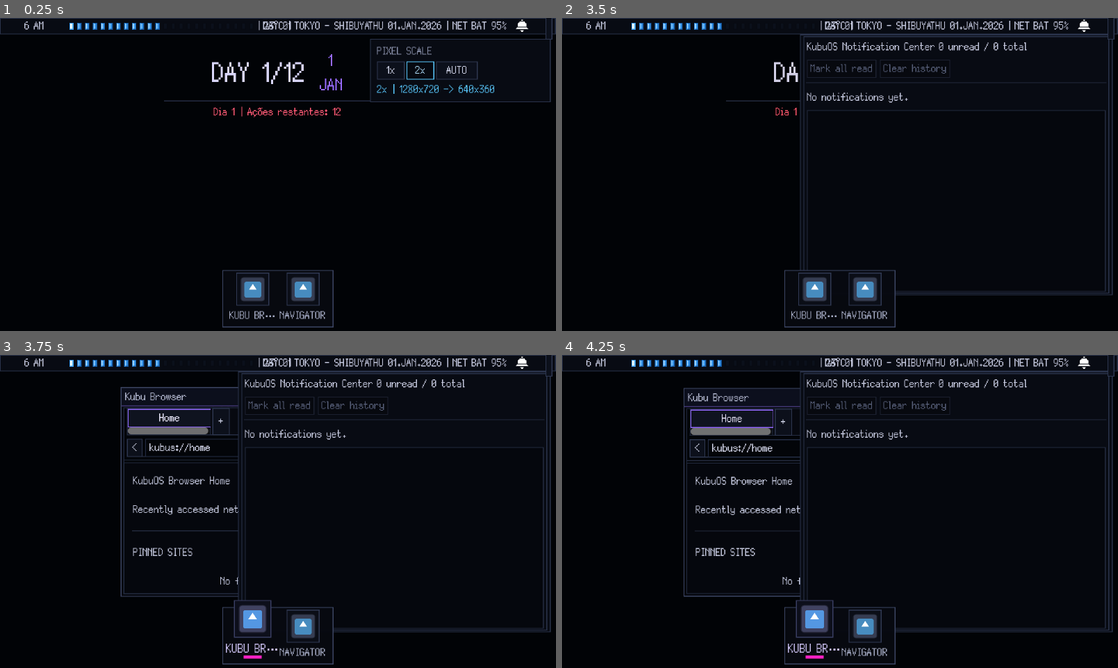
Above: before the commit, frames 1-4 (two rows, left to right).
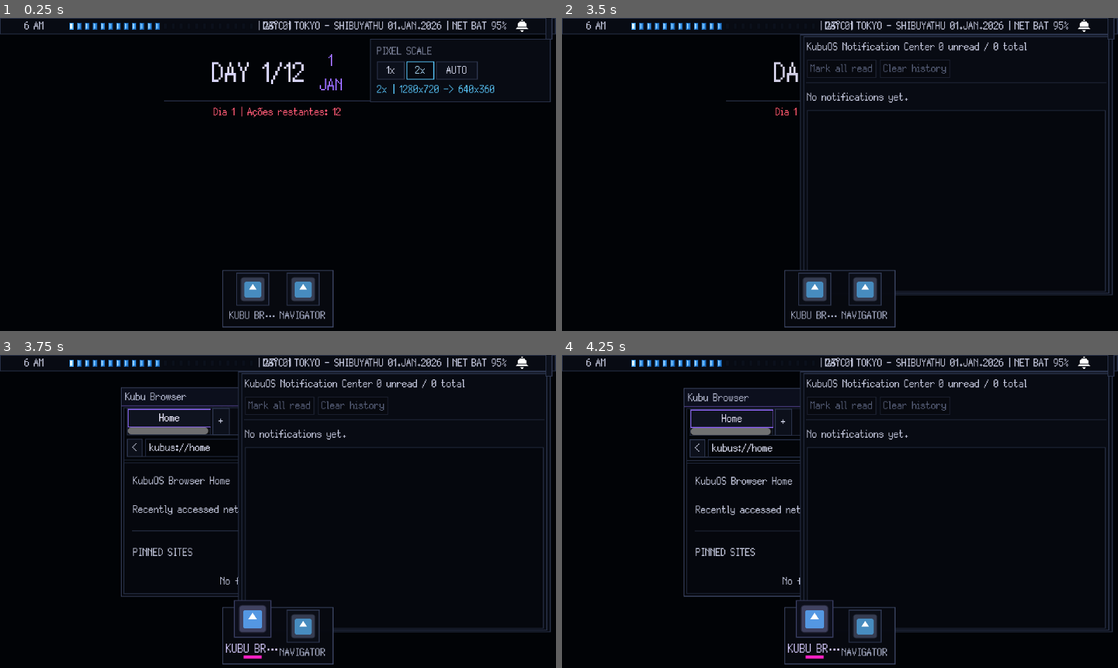
Above: after the commit, the same moments.

Repository: GYU-GAZE/NULL-NETWORK
Game: Godot game, scene res://core/main.tscn
The game is run twice, just before and just after one commit, with the same random seed, the same clock (stepped at 60 frames per second) and the same inputs. The engine's default icon, where the game draws it, is replaced by a stand-in: a white triangle on a blue panel in a dark square.
Inputs (mouse positions are in pixels of both pictures, inside the frame that each line leads up to):
- Up to frame 1 (0.25 s): no input
- Up to frame 2 (3.5 s): click "1x" at 0.5 s; click "2x" at 1.25 s; click "AUTO" at 2 s; click (1084, 24) at 2.75 s
- Up to frame 3 (3.75 s): click (250, 627) at 3.52 s
- Up to frame 4 (4.25 s): no input

Frames 1-2 are identical in both runs. In frame 3, 0.1% of the frame differs, in the area x 21-43%, y 10-78%; in frame 4, nothing differs.

Commit message:
refactor: separate outer window geometry from scalable visual root

Diff:
--- a/systems/window_manager/window_base.tscn
+++ b/systems/window_manager/window_base.tscn
@@ -49,6 +49,7 @@
 content_margin_bottom = 0.0
 
 [node name="WindowBase" type="Control" unique_id=2099198820]
+clip_contents = true
 layout_mode = 3
 anchors_preset = 0
 opening_scale = Vector2(1, 1)
@@ -56,7 +57,15 @@
 closing_scale = Vector2(1, 1)
 script = ExtResource("1_ok15t")
 
-[node name="Background" type="PanelContainer" parent="." unique_id=76806708]
+[node name="VisualRoot" type="Control" parent="."]
+unique_name_in_owner = true
+clip_contents = true
+layout_mode = 0
+offset_right = 1.0
+offset_bottom = 1.0
+mouse_filter = 1
+
+[node name="Background" type="PanelContainer" parent="VisualRoot" unique_id=76806708]
 layout_mode = 1
 anchors_preset = 15
 anchor_right = 1.0
@@ -66,21 +75,21 @@
 mouse_filter = 1
 theme_override_styles/panel = SubResource("StyleBox_window_frame")
 
-[node name="MainVBox" type="VBoxContainer" parent="Background" unique_id=1965733341]
+[node name="MainVBox" type="VBoxContainer" parent="VisualRoot/Background" unique_id=1965733341]
 layout_mode = 2
 theme_override_constants/separation = 0
 
-[node name="TopBar" type="PanelContainer" parent="Background/MainVBox" unique_id=73891259]
+[node name="TopBar" type="PanelContainer" parent="VisualRoot/Background/MainVBox" unique_id=73891259]
 unique_name_in_owner = true
 custom_minimum_size = Vector2(0, 21)
 layout_mode = 2
 theme_override_styles/panel = SubResource("StyleBox_title_bar")
 
-[node name="TopBarHBox" type="HBoxContainer" parent="Background/MainVBox/TopBar" unique_id=452692183]
+[node name="TopBarHBox" type="HBoxContainer" parent="VisualRoot/Background/MainVBox/TopBar" unique_id=452692183]
 layout_mode = 2
 theme_override_constants/separation = 2
 
-[node name="TitleLabel" type="Label" parent="Background/MainVBox/TopBar/TopBarHBox" unique_id=1921216842]
+[node name="TitleLabel" type="Label" parent="VisualRoot/Background/MainVBox/TopBar/TopBarHBox" unique_id=1921216842]
 unique_name_in_owner = true
 layout_mode = 2
 size_flags_horizontal = 3
@@ -89,7 +98,7 @@
 clip_text = true
 vertical_alignment = 1
 
-[node name="CompactButton" type="Button" parent="Background/MainVBox/TopBar/TopBarHBox"]
+[node name="CompactButton" type="Button" parent="VisualRoot/Background/MainVBox/TopBar/TopBarHBox"]
 unique_name_in_owner = true
 custom_minimum_size = Vector2(18, 18)
 layout_mode = 2
@@ -97,7 +106,7 @@
 tooltip_text = "Compact"
 text = "C"
 
-[node name="PreferredButton" type="Button" parent="Background/MainVBox/TopBar/TopBarHBox"]
+[node name="PreferredButton" type="Button" parent="VisualRoot/Background/MainVBox/TopBar/TopBarHBox"]
 unique_name_in_owner = true
 custom_minimum_size = Vector2(18, 18)
 layout_mode = 2
@@ -105,7 +114,7 @@
 tooltip_text = "Preferred size"
 text = "P"
 
-[node name="MaximizeButton" type="Button" parent="Background/MainVBox/TopBar/TopBarHBox" unique_id=71444025]
+[node name="MaximizeButton" type="Button" parent="VisualRoot/Background/MainVBox/TopBar/TopBarHBox" unique_id=71444025]
 unique_name_in_owner = true
 custom_minimum_size = Vector2(18, 18)
 layout_mode = 2
@@ -113,7 +122,7 @@
 tooltip_text = "Maximize"
 text = "M"
 
-[node name="CloseButton" type="Button" parent="Background/MainVBox/TopBar/TopBarHBox" unique_id=1703673678]
+[node name="CloseButton" type="Button" parent="VisualRoot/Background/MainVBox/TopBar/TopBarHBox" unique_id=1703673678]
 unique_name_in_owner = true
 custom_minimum_size = Vector2(18, 18)
 layout_mode = 2
@@ -125,7 +134,7 @@
 tooltip_text = "Close"
 text = "X"
 
-[node name="ContentContainer" type="MarginContainer" parent="Background/MainVBox" unique_id=1333449598]
+[node name="ContentContainer" type="MarginContainer" parent="VisualRoot/Background/MainVBox" unique_id=1333449598]
 unique_name_in_owner = true
 clip_contents = true
 layout_mode = 2
